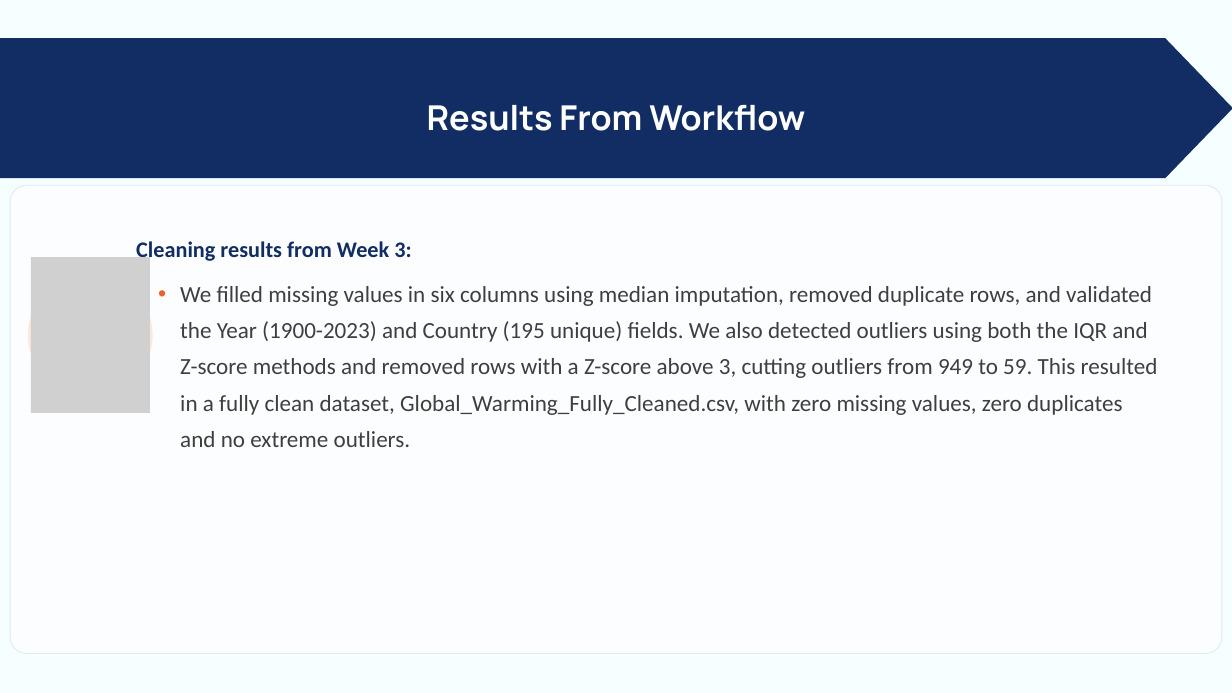
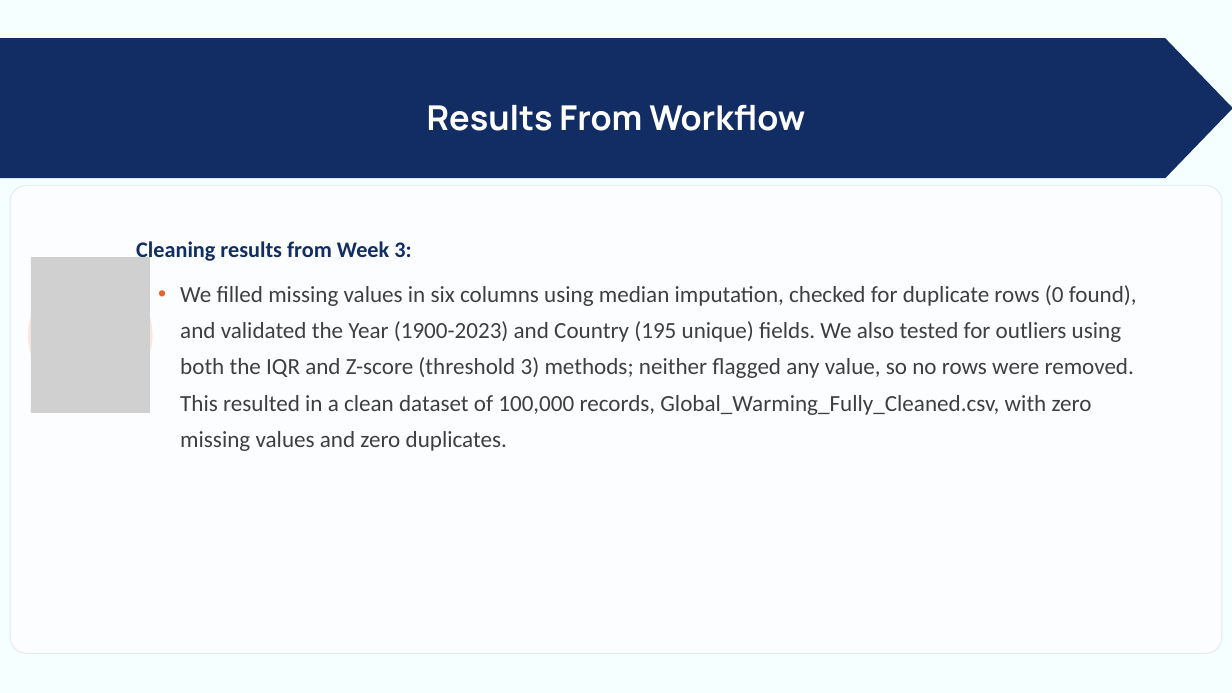
Before and after one commit to vanadhi-re/24ADI204_DSV_Team-17, a slide deck: slide 7 of Week 5/24ADI204-Midreview.pptx. Drawn at 1232x693 pixels with LibreOffice and Linux fonts; fonts in the diff are those of the drawing; grey boxes stand for pictures. Boxes give left, top, right and bottom in pixels: in the first picture for what was removed or moved away, otherwise in the second. Text is boxed around its words. In the diff, an @@ line names an element or a change of style, - is before the commit and + after.

```diff
--- a/Week 5/24ADI204-Midreview.pptx
+++ b/Week 5/24ADI204-Midreview.pptx
@@ text at (180,285,1137,451): text changed @@
-  • We filled missing values in six columns using median imputation, removed duplicate rows, and validated the Year (1900-2023) and Country (195 unique) fields. We also detected outliers using both the IQR and Z-score methods and removed rows with a Z-score above 3, cutting outliers from 949 to 59. This resulted in a fully clean dataset, Global_Warming_Fully_Cleaned.csv, with zero missing values, zero duplicates and no extreme outliers.
+  • We filled missing values in six columns using median imputation, checked for duplicate rows (0 found), and validated the Year (1900-2023) and Country (195 unique) fields. We also tested for outliers using both the IQR and Z-score (threshold 3) methods; neither flagged any value, so no rows were removed. This resulted in a clean dataset of 100,000 records, Global_Warming_Fully_Cleaned.csv, with zero missing values and zero duplicates.
```
Also in this commit, not shown: 8 other slides changed, 4 slides added, 2 other files.
